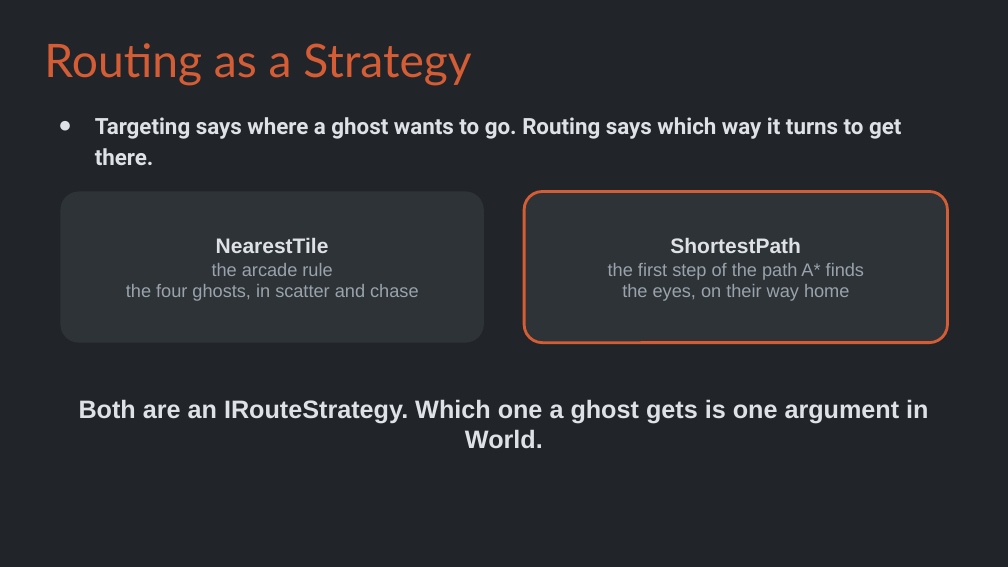
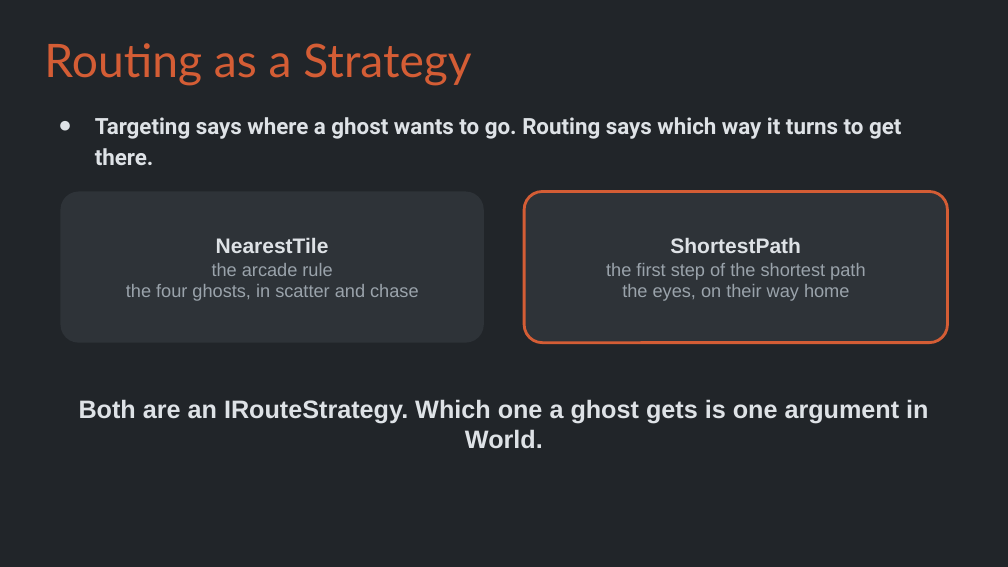
Before and after one commit to Metamate/gar, a slide deck: slide 26 of slides/05 Pac-Man.pptx (slide 28 before the commit). Drawn at 1008x567 pixels with LibreOffice and Linux fonts; fonts in the diff are those of the drawing. Boxes give left, top, right and bottom in pixels: in the first picture for what was removed or moved away, otherwise in the second. Text is boxed around its words. In the diff, an @@ line names an element or a change of style, - is before the commit and + after.

```diff
--- a/slides/05 Pac-Man.pptx
+++ b/slides/05 Pac-Man.pptx
@@ text in rounded rectangle at box(606, 263, 865, 280): text changed @@
-the first step of the path A* finds
+the first step of the shortest path
```
Also in this commit, not shown: 6 other slides changed, 2 slides removed, 3 other files.
